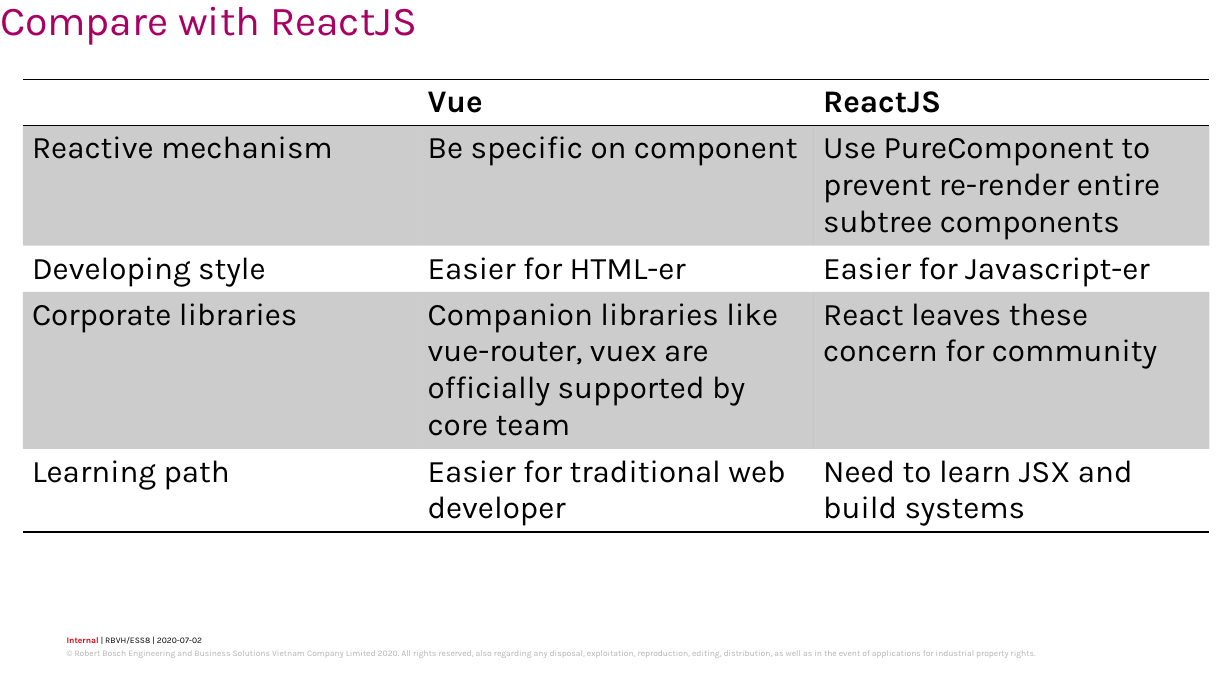
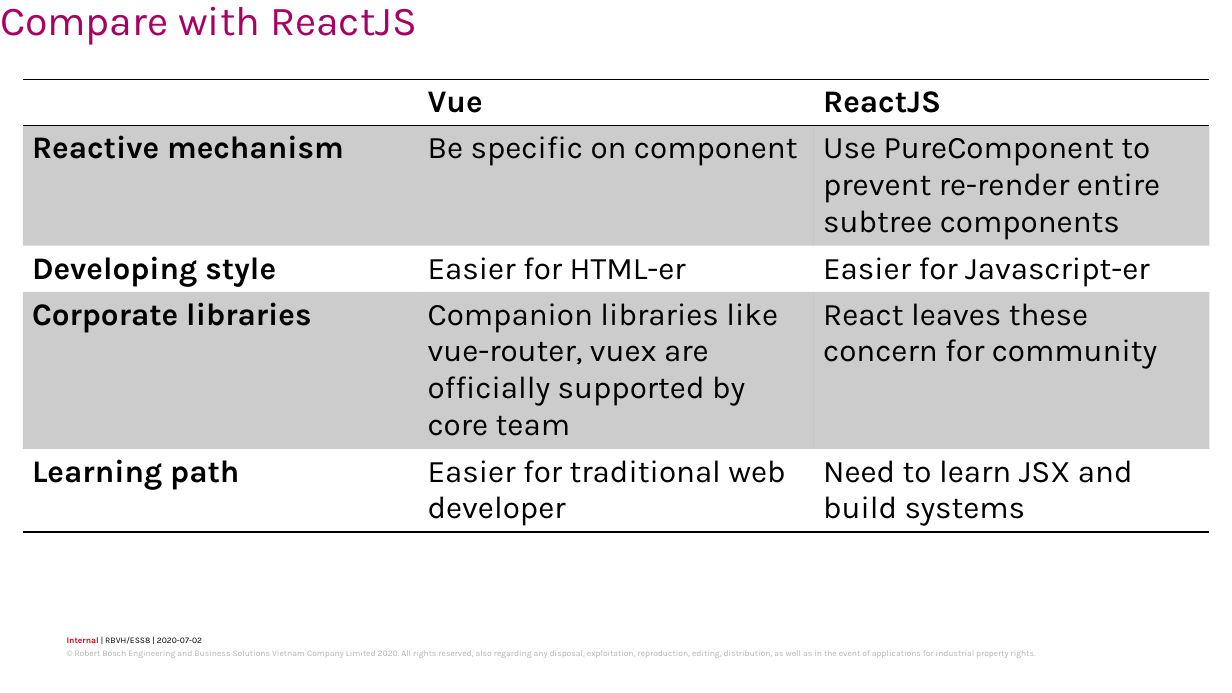
Before and after one commit to trancongduynguyen1997/sample-todo, a slide deck: slide 51 of Trần Công Duy Nguyên – EDA34.pptx. Drawn at 1232x693 pixels with LibreOffice and Linux fonts; fonts in the diff are those of the drawing; background and template pictures are left out. Boxes give left, top, right and bottom in pixels: in the first picture for what was removed or moved away, otherwise in the second. Text is boxed around its words. In the diff, an @@ line names an element or a change of style, - is before the commit and + after.

```diff
--- a/Trần Công Duy Nguyên – EDA34.pptx
+++ b/Trần Công Duy Nguyên – EDA34.pptx
@@ table at (x1=23, y1=79, x2=1208, y2=537) @@
@@ bold on in "Reactive mechanism", "Developing style", "Corporate libraries", "Learning path" @@
```
Also in this commit, not shown: 9 other slides changed.
